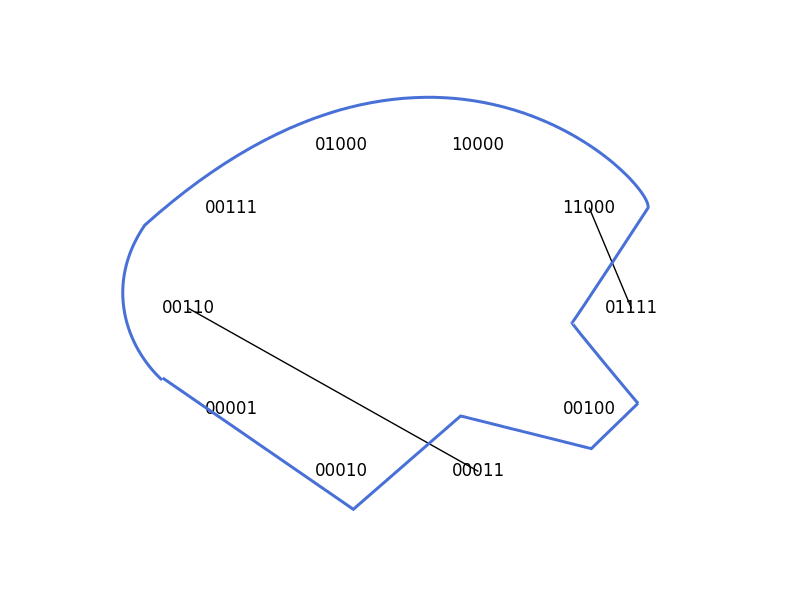
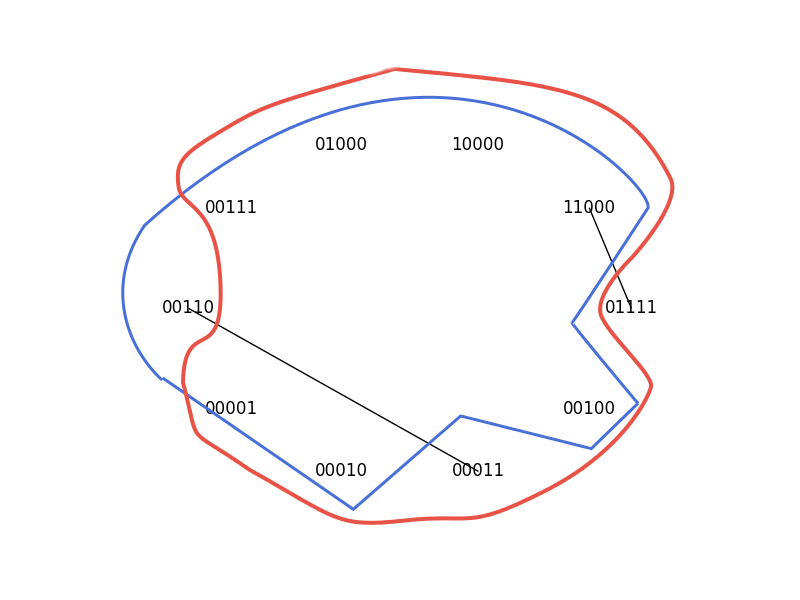
Before/after of a (800, 600) layered artwork. What changed in the layer stack:
added layer "Layer" above "incompat_graph.png" over [175, 67, 675, 525]
